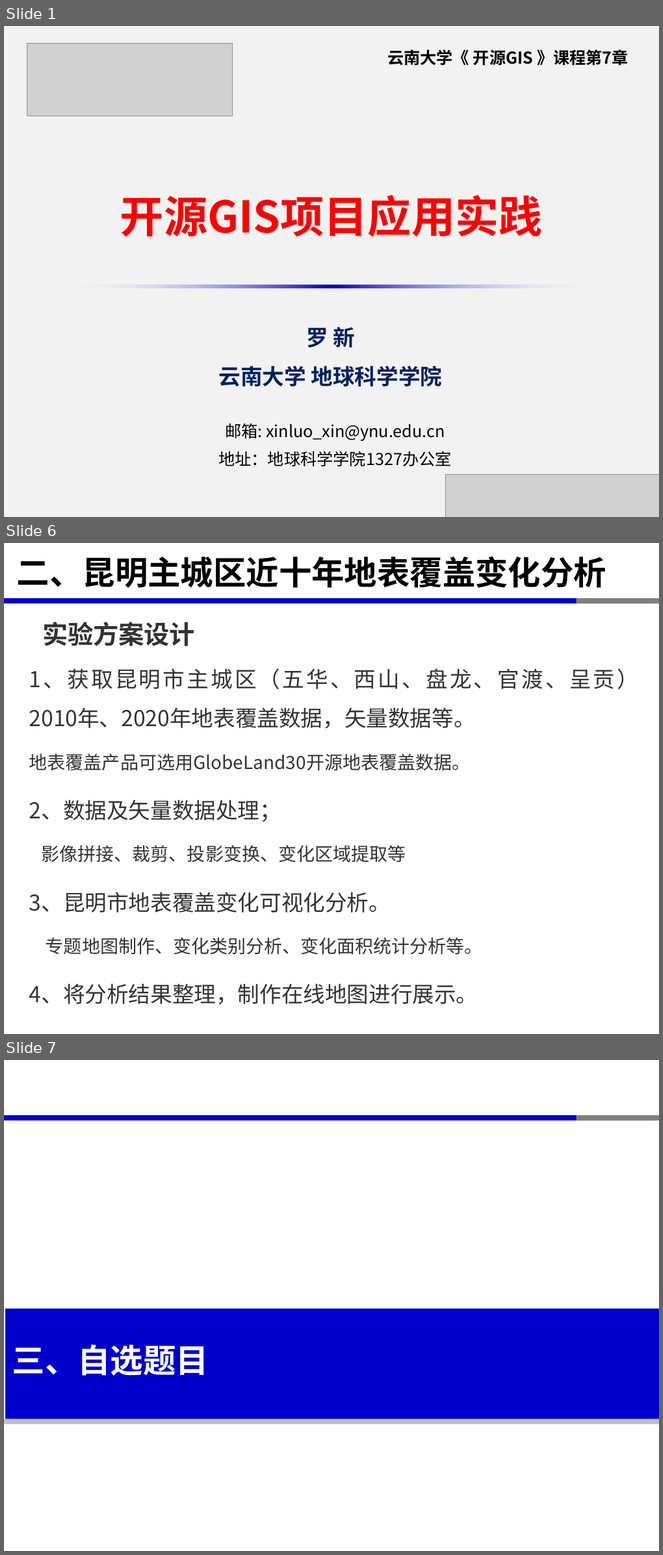
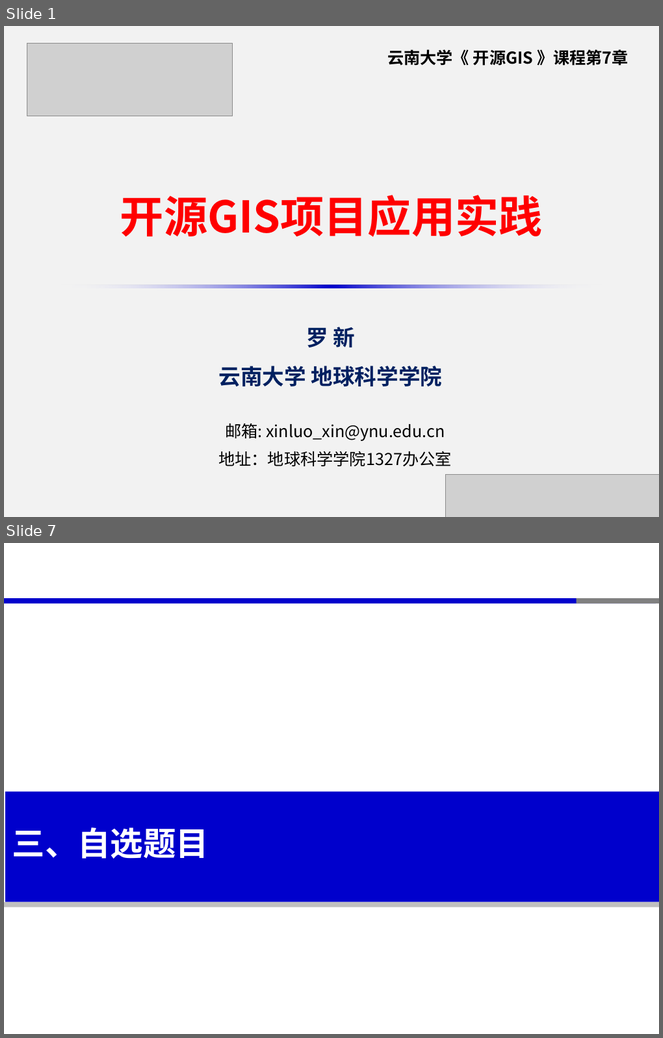
Before and after one commit to xinluo2018/open-source-gis-course, a slide deck: 第7章-开源GIS项目实践-6课时/第7章-开源GIS项目应用实践.pptx. Shown one above the other, each under a label of ours: slides 1, 6 and 7 before the commit, slides 1 and 7 after it; the slides between them are not shown. The pictures are 663x1555 and 663x1038 pixels, drawn with LibreOffice and Linux fonts; fonts in the diff are those of the drawing; grey boxes stand for pictures. Boxes give left, top, right and bottom in pixels: in the first picture for what was removed or moved away, otherwise in the second. Text is boxed around its words. In the diff, an @@ line names an element or a change of style, - is before the commit and + after.

```diff
--- a/第7章-开源GIS项目实践-6课时/第7章-开源GIS项目应用实践.pptx
+++ b/第7章-开源GIS项目实践-6课时/第7章-开源GIS项目应用实践.pptx
@@ slide 6 removed at box(4, 543, 659, 1034), background #FFFFFF; not listed: 3 template elements that a slide beside it also shows @@
@@ title removed at box(17, 556, 607, 588) @@
-二、昆明主城区近十年地表覆盖变化分析
@@ text removed at box(42, 622, 195, 646) @@
-实验方案设计
@@ text removed at box(29, 668, 639, 1005) @@
-1、获取昆明市主城区（五华、西山、盘龙、官渡、呈贡） 2010年、2020年地表覆盖数据，矢量数据等。
-地表覆盖产品可选用GlobeLand30开源地表覆盖数据。
-2、数据及矢量数据处理；
-影像拼接、裁剪、投影变换、变化区域提取等
-3、昆明市地表覆盖变化可视化分析。
-专题地图制作、变化类别分析、变化面积统计分析等。
-4、将分析结果整理，制作在线地图进行展示。
```
Also in this commit, not shown: 4 slides changed, 2 slides added, 1 other slide removed, 7 other files.
